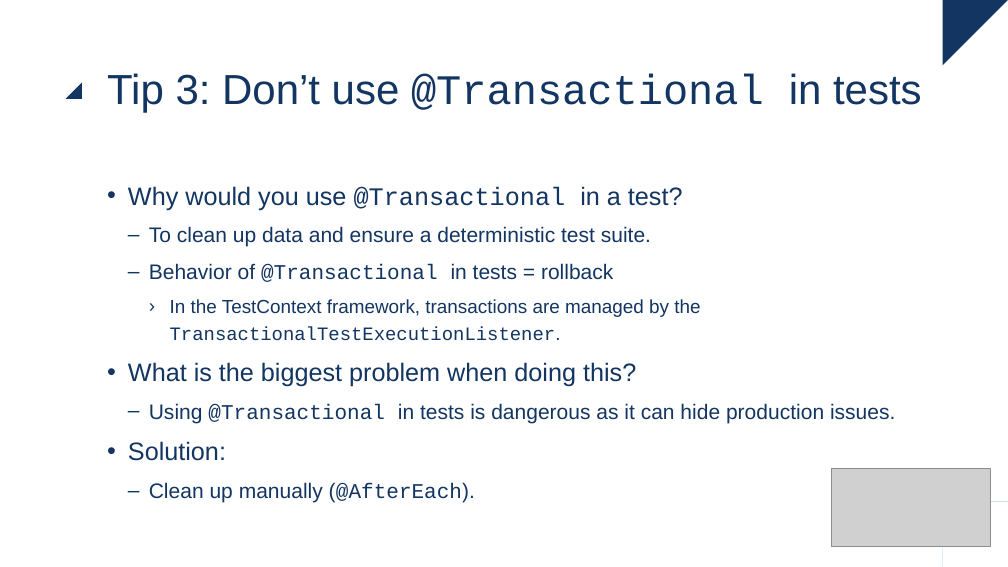
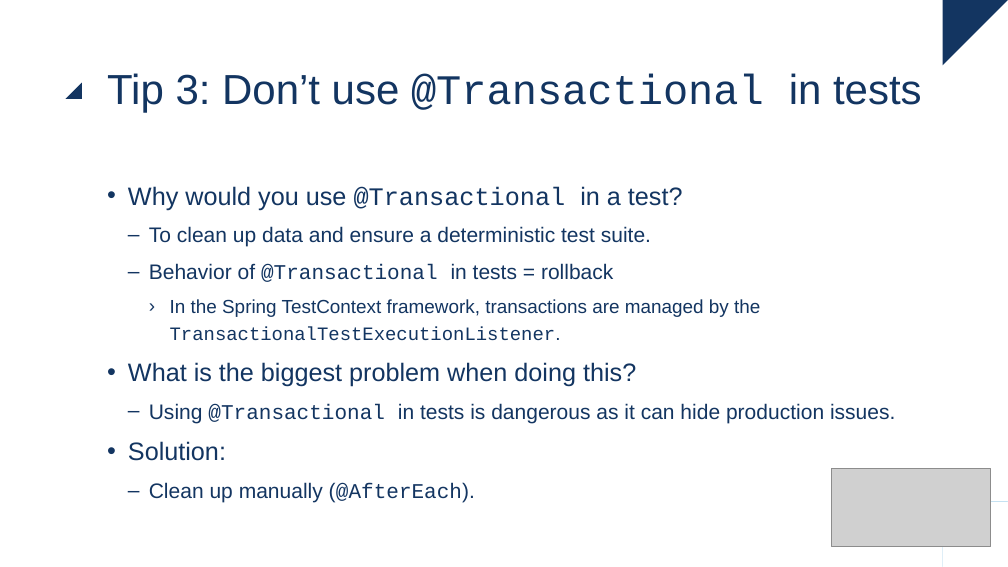
Before and after one commit to raoulvdberge/jpa-with-hibernate, a slide deck: slide 44 of slides.pptx. Drawn at 1008x567 pixels with LibreOffice and Linux fonts; fonts in the diff are those of the drawing; grey boxes stand for pictures. Boxes give left, top, right and bottom in pixels: in the first picture for what was removed or moved away, otherwise in the second. Text is boxed around its words. In the diff, an @@ line names an element or a change of style, - is before the commit and + after.

```diff
--- a/slides.pptx
+++ b/slides.pptx
@@ text at (170, 299, 760, 340): text changed @@
-    › In the TestContext framework, transactions are managed by the TransactionalTestExecutionListener.
+    › In the Spring TestContext framework, transactions are managed by the TransactionalTestExecutionListener.
```
Also in this commit, not shown: 3 other slides changed, 1 other file.
